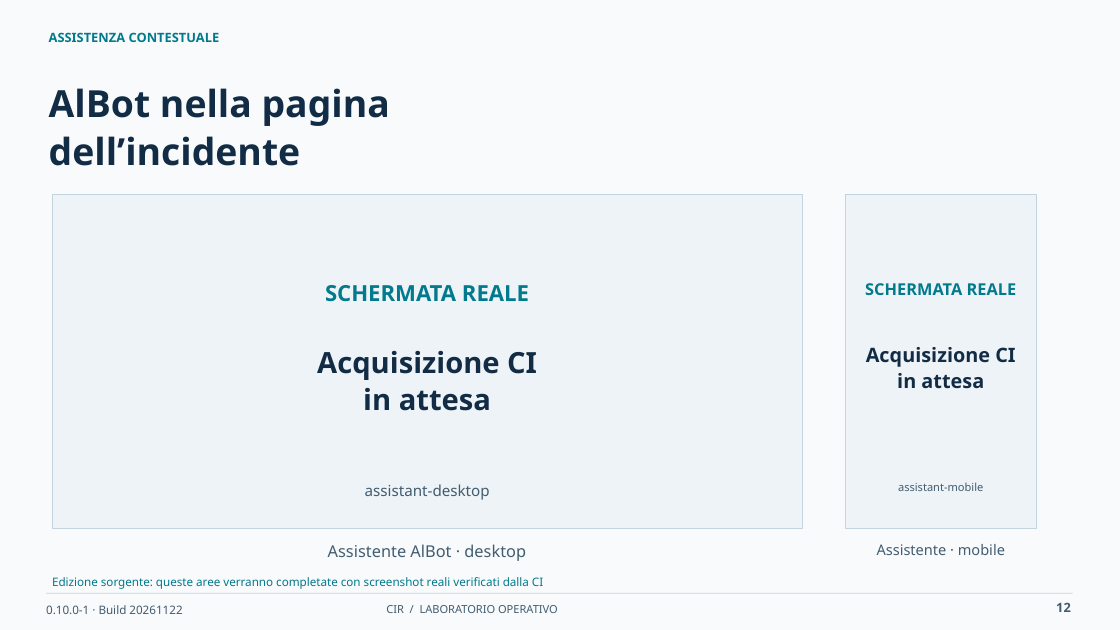
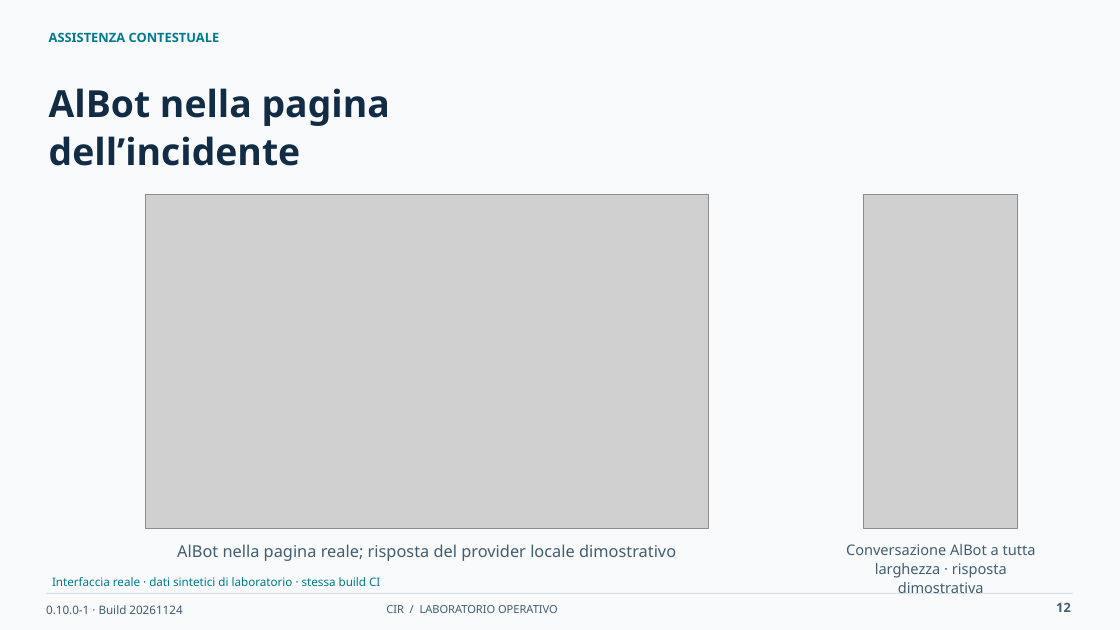
Before and after one commit to desalvo/cybersecurity-incident-registry, a slide deck: slide 12 of docs/presentation/CIR_Operational_Training_IT.pptx. Drawn at 1120x630 pixels with LibreOffice and Linux fonts; fonts in the diff are those of the drawing; grey boxes stand for pictures. Boxes give left, top, right and bottom in pixels: in the first picture for what was removed or moved away, otherwise in the second. Text is boxed around its words. In the diff, an @@ line names an element or a change of style, - is before the commit and + after.

```diff
--- a/docs/presentation/CIR_Operational_Training_IT.pptx
+++ b/docs/presentation/CIR_Operational_Training_IT.pptx
@@ rectangle removed at bbox=[52, 194, 802, 528] @@
@@ picture added at bbox=[145, 194, 708, 528] @@
@@ rectangle removed at bbox=[845, 194, 1037, 528] @@
@@ picture added at bbox=[864, 194, 1018, 528] @@
@@ text removed at bbox=[865, 283, 1017, 295] @@
-SCHERMATA REALE
@@ text removed at bbox=[317, 351, 537, 411] @@
-Acquisizione CI
-in attesa
@@ text removed at bbox=[866, 347, 1015, 389] @@
-Acquisizione CI
-in attesa
@@ text removed at bbox=[365, 484, 490, 500] @@
-assistant-desktop
@@ text removed at bbox=[898, 482, 983, 491] @@
-assistant-mobile
@@ text at bbox=[177, 544, 676, 561]: text changed; size 19 to 14 pt; text colour #007A8C to #425D70; bold off @@
-SCHERMATA REALE
+AlBot nella pagina reale; risposta del provider locale dimostrativo
@@ text removed at bbox=[328, 544, 526, 561] @@
-Assistente AlBot · desktop
@@ text at bbox=[846, 544, 1036, 594]: text changed @@
-Assistente · mobile
+Conversazione AlBot a tutta larghezza · risposta dimostrativa
@@ text at bbox=[52, 577, 380, 586]: text changed @@
-Edizione sorgente: queste aree verranno completate con screenshot reali verificati dalla CI
+Interfaccia reale · dati sintetici di laboratorio · stessa build CI
@@ text at bbox=[46, 605, 182, 614]: text changed @@
-0.10.0-1 · Build 20261122
+0.10.0-1 · Build 20261124
```
Also in this commit, not shown: 33 other slides changed, 37 other files.
